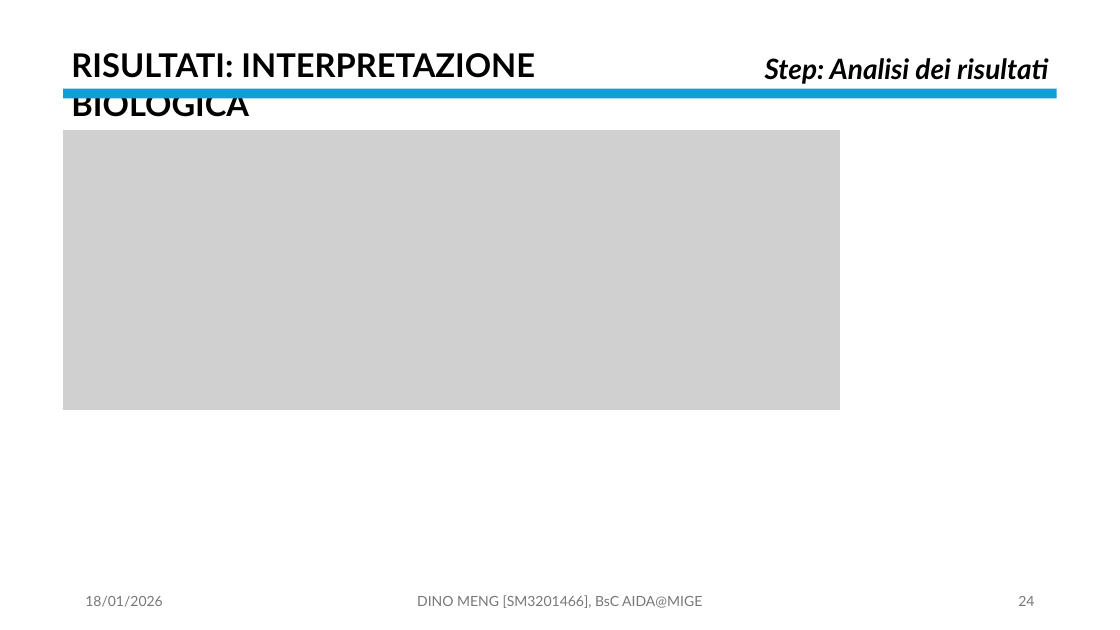
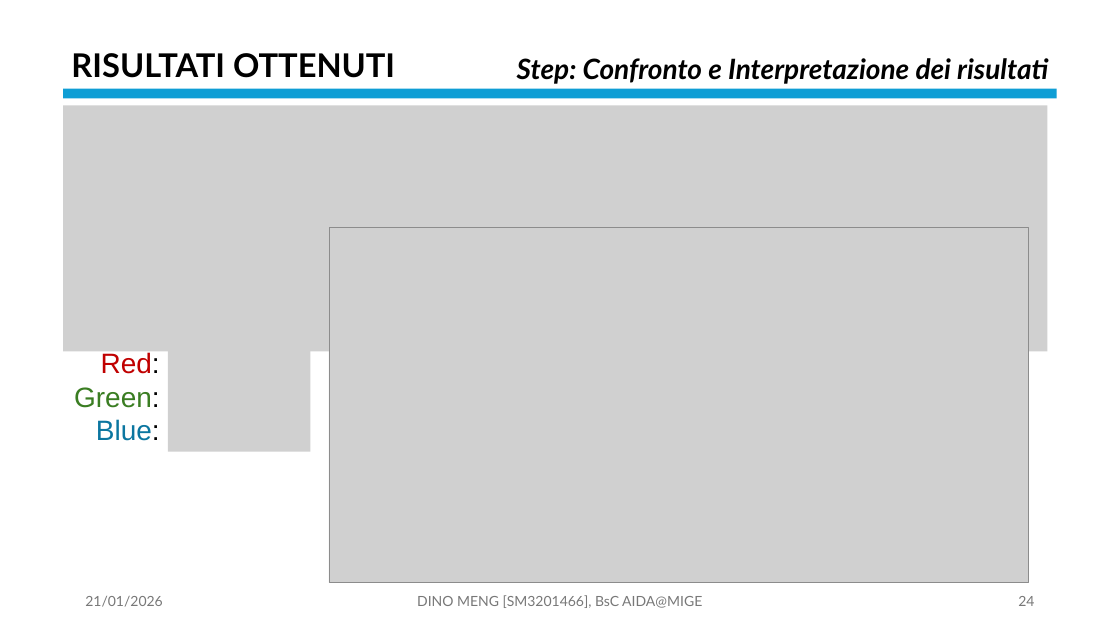
Before and after one commit to OdinMeng/AIDA-UNIVERSITY-NOTES-2025-2026, a slide deck: slide 24 of Complex Systems/project/PresentationPROJECTSM3201466.pptx. Drawn at 1120x630 pixels with LibreOffice and Linux fonts; fonts in the diff are those of the drawing; grey boxes stand for pictures. Boxes give left, top, right and bottom in pixels: in the first picture for what was removed or moved away, otherwise in the second. Text is boxed around its words. In the diff, an @@ line names an element or a change of style, - is before the commit and + after.

Commit message:
dispensa sistemi complessi: modificato la figure delle curve di livello di Lotka-Volterra, progetto sistemi complessi: slide pressoché finali

```diff
--- a/Complex Systems/project/PresentationPROJECTSM3201466.pptx
+++ b/Complex Systems/project/PresentationPROJECTSM3201466.pptx
@@ text at [71,53,395,78]: text changed @@
-RISULTATI: INTERPRETAZIONE BIOLOGICA
+RISULTATI OTTENUTI
@@ text at [517,58,1048,84]: text changed @@
-Step: Analisi dei risultati
+Step: Confronto e Interpretazione dei risultati
@@ picture: place and size @@
-picture at [63,130,840,410]
+picture at [63,105,1048,351]
@@ picture added at [329,227,1029,582] @@
@@ text added at [74,352,160,441], 24 pt, text #3B7D23 @@
+Red:
+Green:
+Blue:
@@ picture added at [168,341,310,451] @@
@@ text at [85,596,162,607]: text changed @@
-18/01/2026
+21/01/2026
```
Also in this commit, not shown: 38 other slides changed, 1 slide added, 1 slide removed, 5 other files.
